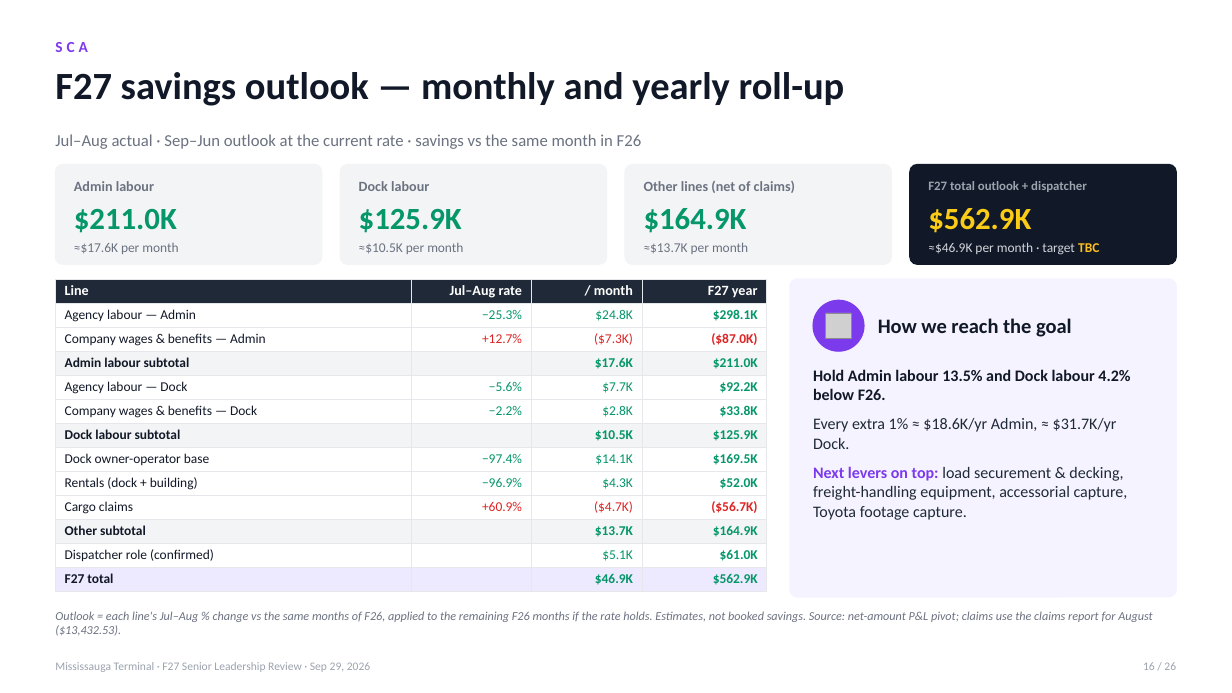
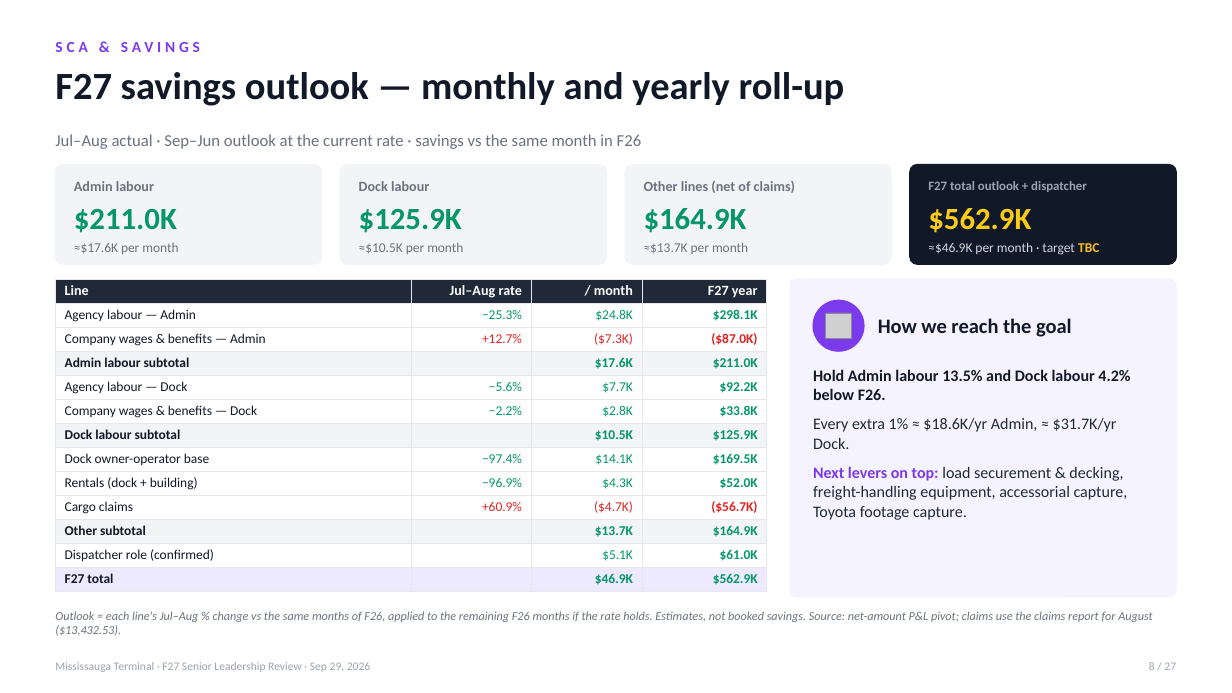
Before and after one commit to FuoriclasseX/mississauga-terminal-f26-cost-transformation-dashboard, a slide deck: slide 8 of presentation/Mississauga_F27_Leadership_Review_Sep29.pptx (slide 16 before the commit). Drawn at 1232x693 pixels with LibreOffice and Linux fonts; fonts in the diff are those of the drawing; grey boxes stand for pictures. Boxes give left, top, right and bottom in pixels: in the first picture for what was removed or moved away, otherwise in the second. Text is boxed around its words. In the diff, an @@ line names an element or a change of style, - is before the commit and + after.

```diff
--- a/presentation/Mississauga_F27_Leadership_Review_Sep29.pptx
+++ b/presentation/Mississauga_F27_Leadership_Review_Sep29.pptx
@@ text at [55, 42, 200, 52]: text changed @@
-SCA
+SCA & SAVINGS
@@ text at [1149, 662, 1176, 670]: text changed @@
-16 / 26
+8 / 27
```
Also in this commit, not shown: 24 other slides changed, 1 slide added, 2 other files.
